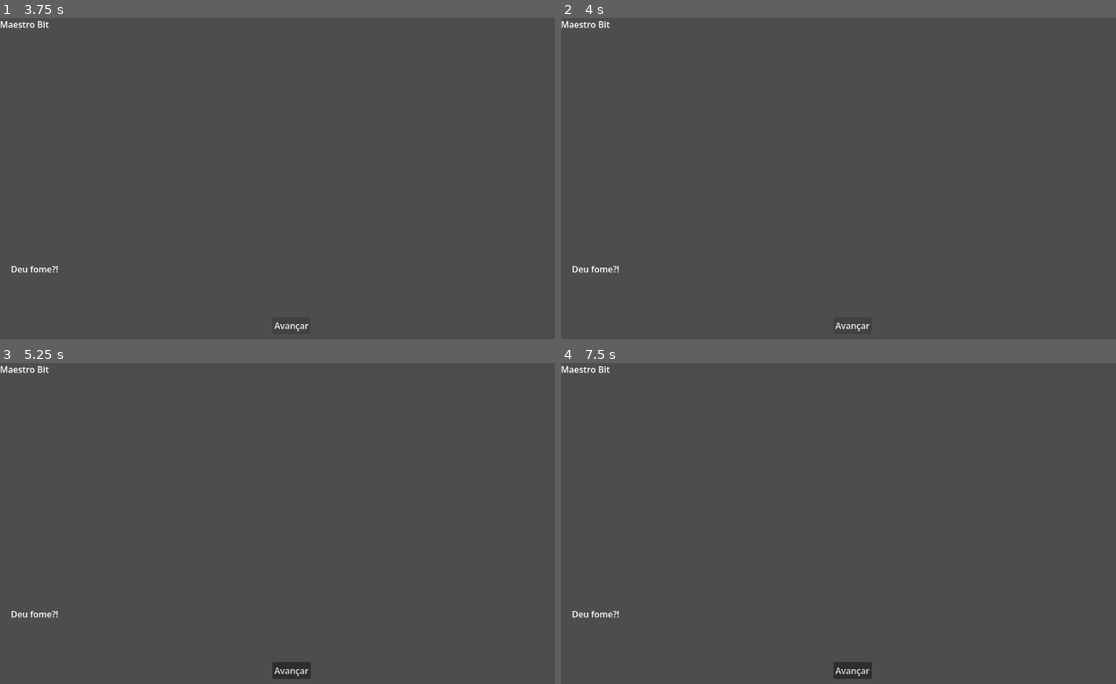
Above: before the commit, frames 1-4 (two rows, left to right).
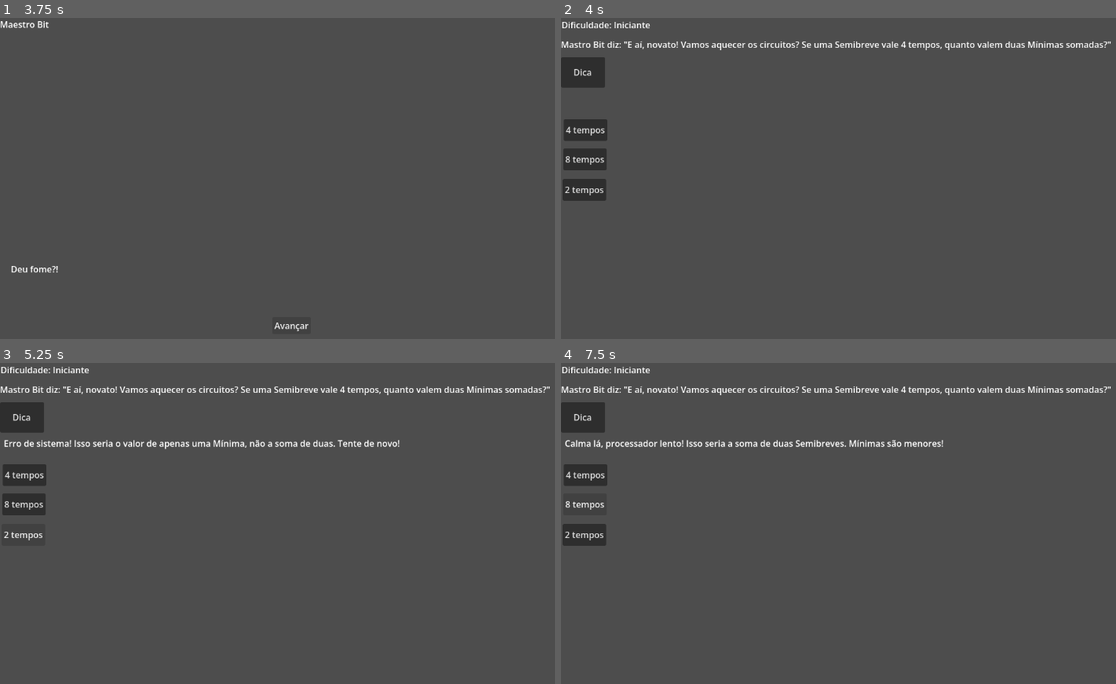
Above: after the commit, the same moments.

Repository: LS-PLuka/matematica-musical
Game: Godot game, scene res://scripts/ui/tutorial_musical.tscn
Same seed, same stepped clock (60 frames per second), same inputs: the game is played once before the commit and once after it. This scene is started directly instead of the project's main scene.
Inputs (mouse positions are in pixels of both pictures, inside the frame that each line leads up to):
- Up to frame 1 (3.75 s): click "Avançar" at 0.5 s; click "Avançar" at 1.25 s; click "Avançar" at 2 s; tap Enter (ui_accept) at 2.75, 3.02, 3.5 s
- Up to frame 2 (4 s): tap Enter (ui_accept) at 3.77 s
- Up to frame 3 (5.25 s): click (22, 417) at 4.25 s, where only the run after the commit has a clickable "Dica"; click (22, 536) at 5 s, where only the run after the commit has a clickable "2 tempos"
- Up to frame 4 (7.5 s): click (583, 475) at 5.75 s, where only the run after the commit has a clickable "4 tempos"; click (749, 475) at 6.5 s, where only the run after the commit has a clickable "Continuar"; click (583, 504) at 7.25 s, where only the run after the commit has a clickable "8 tempos"

Frame 1 is identical in both runs. In frame 2, 3.5% of the frame differs, in the area x 0-100%, y 0-98%; in frame 3, 4.1%, in the area x 0-100%, y 0-99%; in frame 4, 4.1%.

Commit message:
fix: corrige caminho da cena do quiz

Diff:
--- a/scripts/ui/tutorial_musical.gd
+++ b/scripts/ui/tutorial_musical.gd
@@ -58,4 +58,4 @@
 		6:
 			mostrar_dialogo(fala_atual)
 		7:
-			get_tree().change_scene_to_file("res://scenes/gameplay/quiz/quiz.tscn")
+			get_tree().change_scene_to_file("res://scenes/gameplay/quiz/quiz_screen.tscn")
